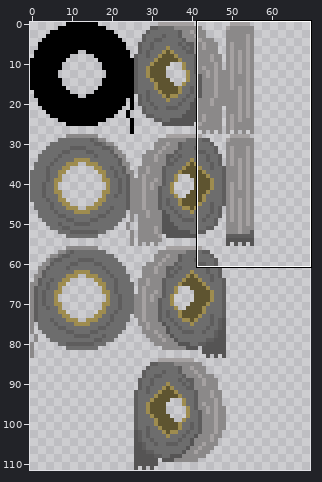
One commit to this sprite sheet: GGJ2020/Assets/Sprites/Scotch-sprites.png. Above: a wide view before the commit, with the close-up outlined.
Close-up. Earlier state:
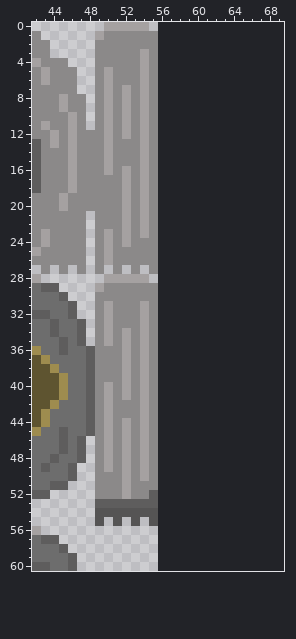
The file is 56x112 pixels. Shown: x 42..69, y 0..60. The old version is drawn lined up with the new one, on the new canvas. The wide view leaves out empty margins.
The same view after the edit:
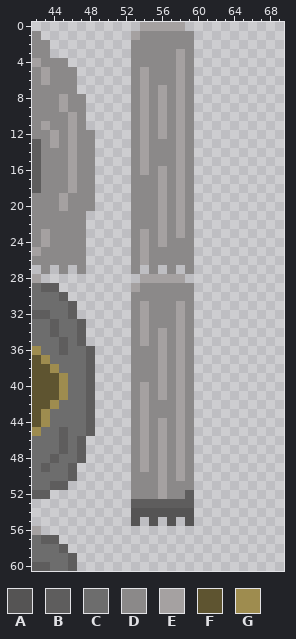
Palette (. is transparent): A #555454  B #5e5d5d  C #6d6d6d  D #8b8989  E #a5a1a1  F #5e5430  G #9e8c4f
The exact change:
canvas 56x112 -> 80x112
The edit adds colour A in row 54 at x 56 to 59; in row 55 at x 57 and 59.
The edit adds colour B in row 52 at x 59; in row 53 at x 56 to 59.
The edit adds colour D in rows 1 to 2 at x 56 to 59; in rows 3 to 6 at x 56 to 57 and 59; in rows 7 to 12 at x 57 and 59; in rows 13 to 15 at x 56 to 57 and 59; in rows 16 to 23 at x 57 and 59; in row 24 at x 57 to 59.
The edit adds colour D in rows 25 to 26 at x 56 to 59; in row 27 at x 57 and 59; in rows 29 to 30 at x 56 to 59; in rows 31 to 33 at x 56 to 57 and 59; in rows 34 to 41 at x 57 and 59; in rows 42 to 43 at x 56 to 57 and 59.
The edit adds colour D in rows 44 to 50 at x 57 and 59; in row 51 at x 57 to 59; in row 52 at x 57 to 58.
Colour B gives way to colour D in row 52 at x 55.
Colour E gives way to colour D in rows 3 to 4 at x 54; in rows 17 to 22 at x 54; in rows 36 to 39 at x 54; in row 50 at x 54.
The edit adds colour E in row 0 at x 55 to 58; in rows 3 to 6 at x 58; in rows 7 to 12 at x 56 and 58; in rows 13 to 15 at x 58; in rows 16 to 23 at x 56 and 58; in row 24 at x 56.
The edit adds colour E in row 28 at x 55 to 58; in rows 31 to 33 at x 58; in rows 34 to 41 at x 56 and 58; in rows 42 to 43 at x 58; in rows 44 to 50 at x 56 and 58; in rows 51 to 52 at x 56.
Colour D gives way to colour E in row 1 at x 53; in rows 24 to 26 at x 54; in row 29 at x 53.
The author cleared colour A in row 54 at x 49 to 52; in row 55 at x 49 and 51.
The author cleared colour B in row 53 at x 49 to 52.
The author cleared colour D in row 1 at x 50 to 52; in rows 2 to 4 at x 49 to 52; in rows 5 to 6 at x 49 and 51 to 52; in rows 7 to 12 at x 49 and 51; in rows 13 to 15 at x 49 and 51 to 52; in row 16 at x 49 and 51.
The author cleared colour D in rows 17 to 22 at x 49 to 51; in rows 23 to 24 at x 49 and 51; in rows 25 to 26 at x 49 and 51 to 52; in row 27 at x 49 and 51; in row 29 at x 50 to 52; in row 30 at x 49 to 52.
The author cleared colour D in rows 31 to 33 at x 49 and 51 to 52; in rows 34 to 35 at x 49 and 51; in rows 36 to 39 at x 49 to 51; in rows 40 to 41 at x 49 and 51; in rows 42 to 43 at x 49 and 51 to 52; in rows 44 to 49 at x 49 and 51.
The author cleared colour D in rows 50 to 52 at x 49 to 51.
The author cleared colour E in row 0 at x 50 to 53; in row 1 at x 49; in rows 5 to 6 at x 50; in rows 7 to 12 at x 50 and 52; in rows 13 to 15 at x 50; in row 16 at x 50 and 52.
The author cleared colour E in rows 17 to 22 at x 52; in rows 23 to 24 at x 50 and 52; in rows 25 to 26 at x 50; in row 28 at x 50 to 53; in row 29 at x 49; in rows 31 to 33 at x 50.
The author cleared colour E in rows 34 to 35 at x 50 and 52; in rows 36 to 39 at x 52; in rows 40 to 41 at x 50 and 52; in rows 42 to 43 at x 50; in rows 44 to 49 at x 50 and 52; in rows 50 to 52 at x 52.
